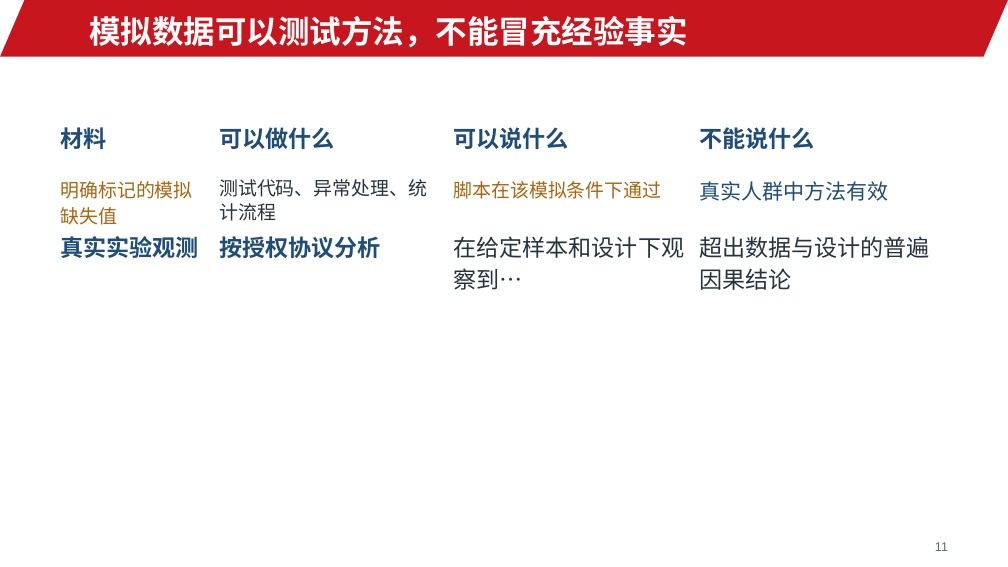
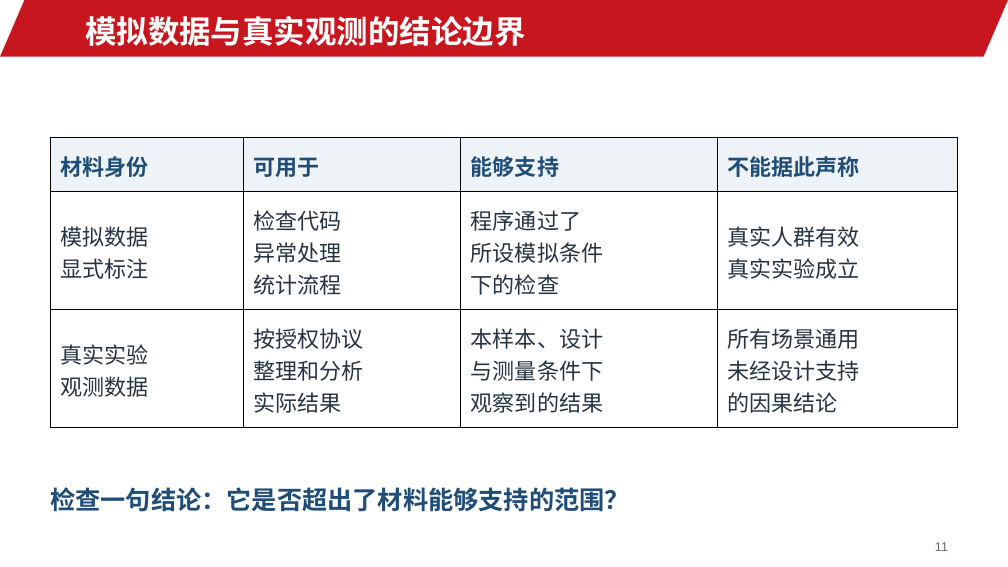
Before and after one commit to jinyh/ai4research, a slide deck: slide 11 of lessons/lesson-02/slides.pptx. Drawn at 1008x567 pixels with LibreOffice and Linux fonts; fonts in the diff are those of the drawing; background and template pictures are left out. Boxes give left, top, right and bottom in pixels: in the first picture for what was removed or moved away, otherwise in the second. Text is boxed around its words. In the diff, an @@ line names an element or a change of style, - is before the commit and + after.

```diff
--- a/lessons/lesson-02/slides.pptx
+++ b/lessons/lesson-02/slides.pptx
@@ text at (x1=85, y1=16, x2=526, y2=46): text changed @@
-模拟数据可以测试方法，不能冒充经验事实
+模拟数据与真实观测的结论边界
@@ table added at (x1=51, y1=137, x2=959, y2=427), 3 rows, 4 columns @@
+材料身份 | 可用于 | 能够支持 | 不能据此声称
+模拟数据 / 显式标注 | 检查代码 / 异常处理 / 统计流程 | 程序通过了 / 所设模拟条件 / 下的检查 | 真实人群有效 / 真实实验成立
+真实实验 / 观测数据 | 按授权协议 / 整理和分析 / 实际结果 | 本样本、设计 / 与测量条件下 / 观察到的结果 | 所有场景通用 / 未经设计支持 / 的因果结论
@@ text removed at (x1=60, y1=127, x2=106, y2=149) @@
-材料
@@ text removed at (x1=219, y1=127, x2=334, y2=149) @@
-可以做什么
@@ text removed at (x1=454, y1=127, x2=569, y2=149) @@
-可以说什么
@@ text removed at (x1=699, y1=127, x2=814, y2=149) @@
-不能说什么
@@ text removed at (x1=219, y1=179, x2=427, y2=221) @@
-测试代码、异常处理、统计流程
@@ text removed at (x1=60, y1=181, x2=192, y2=225) @@
-明确标记的模拟缺失值
@@ text removed at (x1=454, y1=181, x2=662, y2=199) @@
-脚本在该模拟条件下通过
@@ text removed at (x1=699, y1=181, x2=888, y2=201) @@
-真实人群中方法有效
@@ text removed at (x1=60, y1=236, x2=198, y2=258) @@
-真实实验观测
@@ text removed at (x1=219, y1=236, x2=380, y2=258) @@
-按授权协议分析
@@ text removed at (x1=454, y1=236, x2=685, y2=290) @@
-在给定样本和设计下观察到…
@@ text removed at (x1=699, y1=236, x2=930, y2=290) @@
-超出数据与设计的普遍因果结论
@@ text added at (x1=50, y1=487, x2=630, y2=512), 24 pt, text #1F4D78, bold @@
+检查一句结论：它是否超出了材料能够支持的范围？
```
Also in this commit, not shown: 9 other slides changed, 15 slides added, 15 slides removed, 18 other files.
